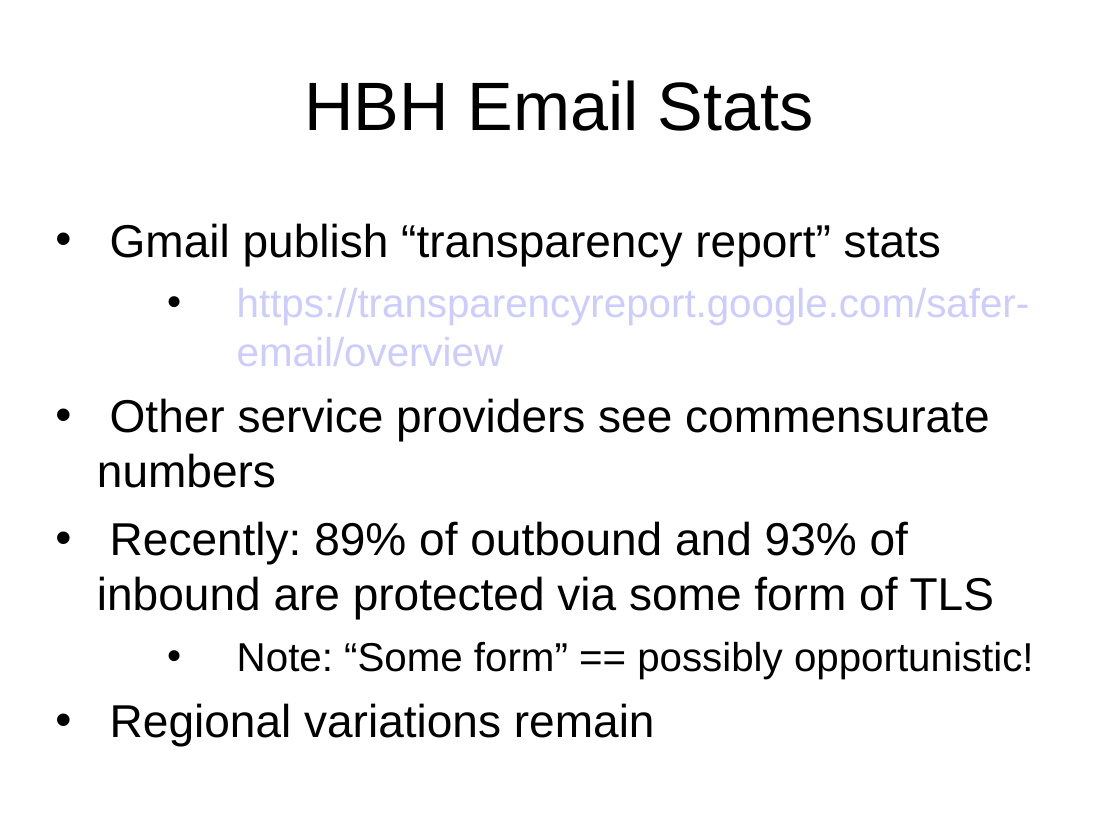
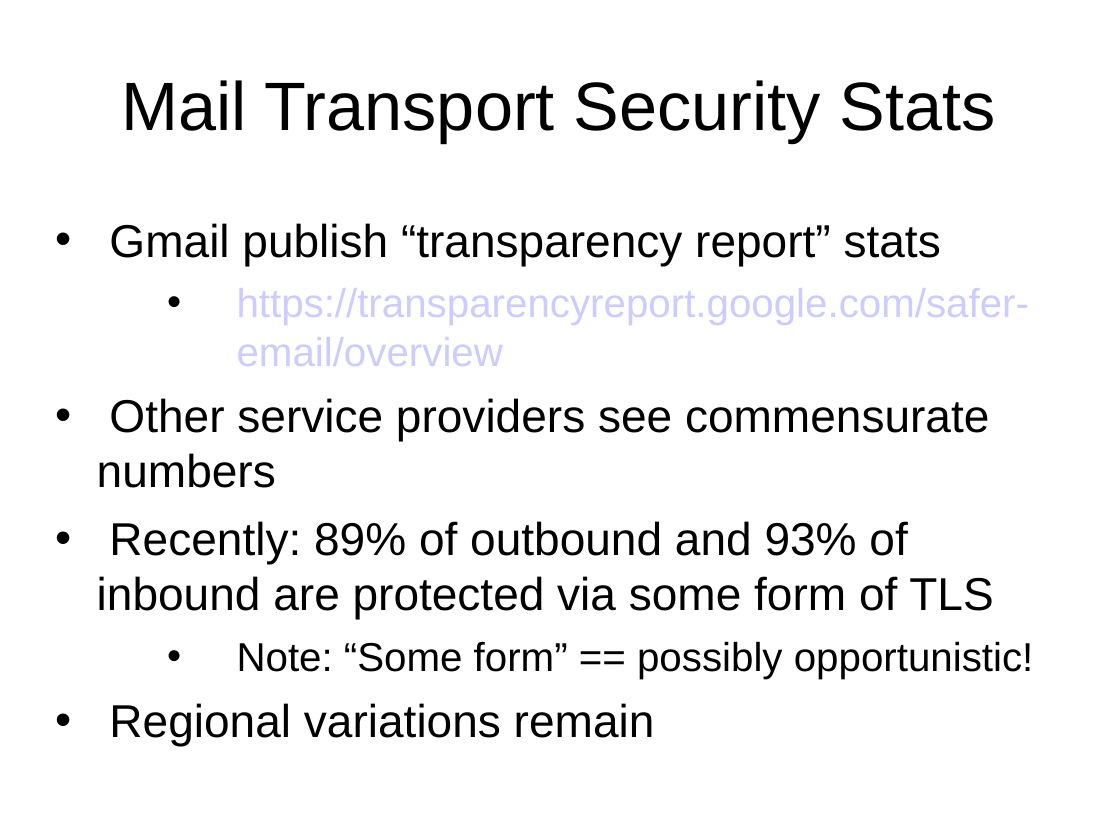
Before and after one commit to sftcd/cs7053, a slide deck: slide 8 of 2016lectures/04-spam.ppt. Drawn at 1120x840 pixels with LibreOffice and Linux fonts; fonts in the diff are those of the drawing. Boxes give left, top, right and bottom in pixels: in the first picture for what was removed or moved away, otherwise in the second. Text is boxed around its words. In the diff, an @@ line names an element or a change of style, - is before the commit and + after.

Commit message:
updated mail again

```diff
--- a/2016lectures/04-spam.ppt
+++ b/2016lectures/04-spam.ppt
@@ title at (x1=121, y1=80, x2=996, y2=142): text changed @@
-HBH Email Stats
+Mail Transport Security Stats
```
Also in this commit, not shown: 18 other slides changed, 1 slide added, 2 other files.
